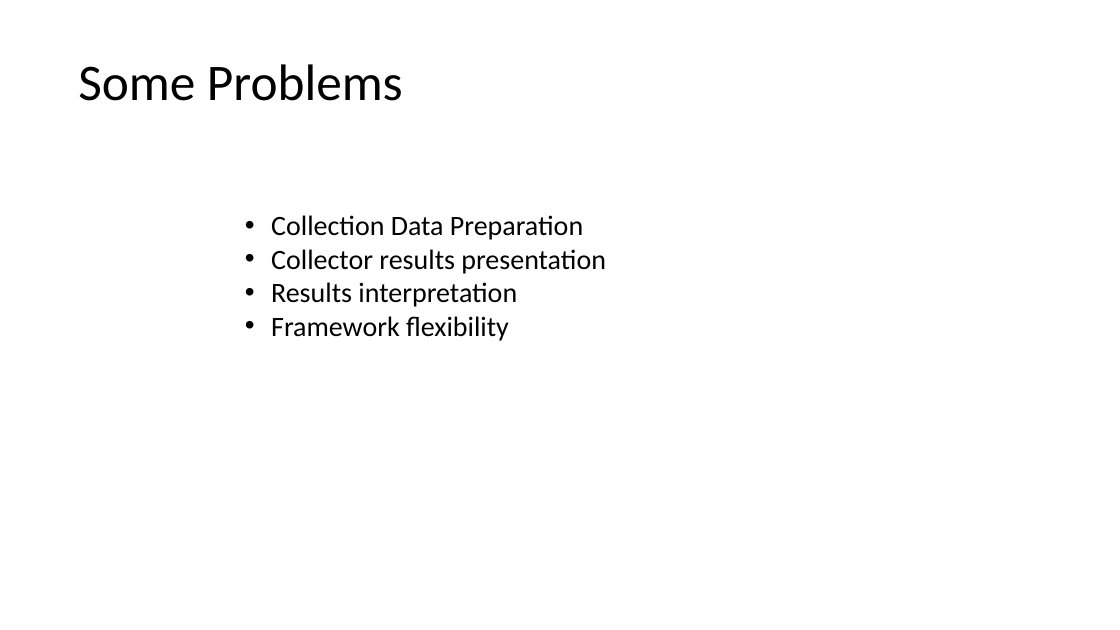
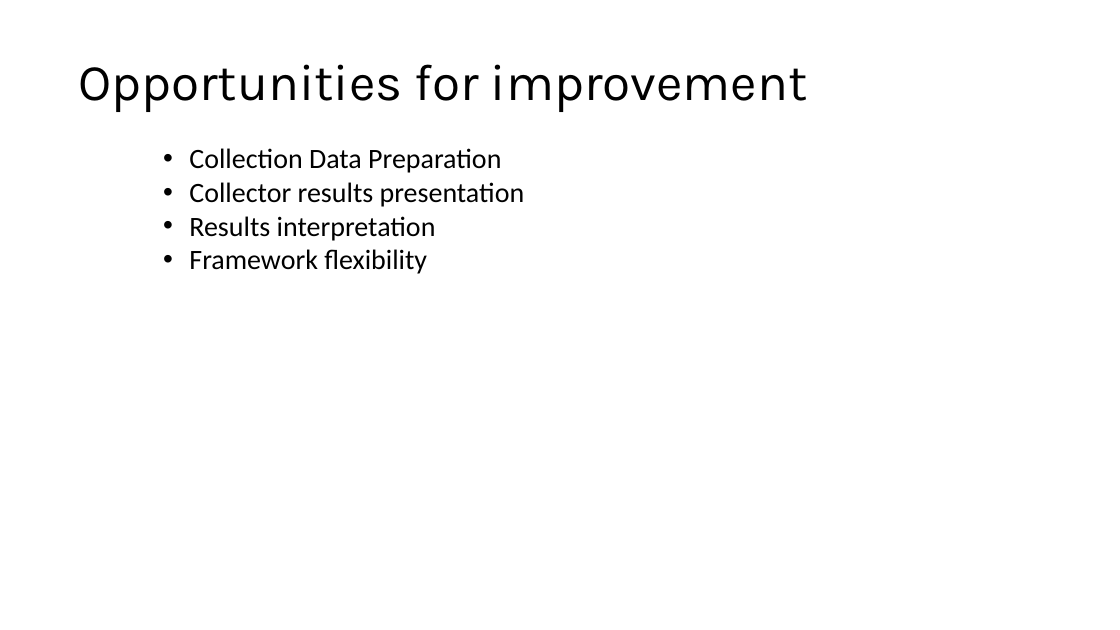
Before and after one commit to dwbzen/commonlib, a slide deck: slide 20 of doc/Markov Chain Lunch and Learn.pptx (slide 18 before the commit). Drawn at 1120x630 pixels with LibreOffice and Linux fonts; fonts in the diff are those of the drawing; background and template pictures are left out. Boxes give left, top, right and bottom in pixels: in the first picture for what was removed or moved away, otherwise in the second. Text is boxed around its words. In the diff, an @@ line names an element or a change of style, - is before the commit and + after.

```diff
--- a/doc/Markov Chain Lunch and Learn.pptx
+++ b/doc/Markov Chain Lunch and Learn.pptx
@@ title at [78, 64, 807, 112]: text changed; font Calibri to Karla @@
-Some Problems
+Opportunities for improvement
@@ text "Collection Data Preparation": place and size @@
-text "Collection Data Preparation" at [271, 215, 606, 341]
+text "Collection Data Preparation" at [189, 148, 525, 274]
```
Also in this commit, not shown: 9 other slides changed, 3 slides added.
